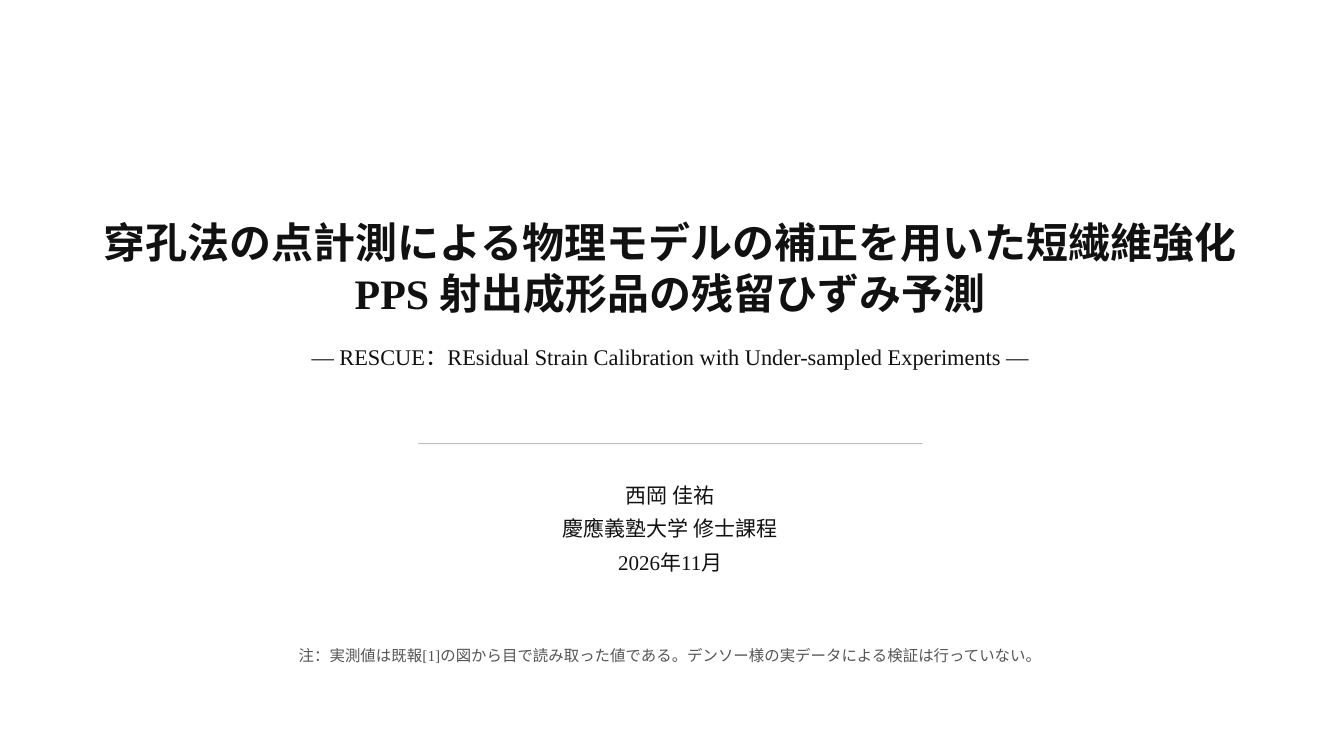
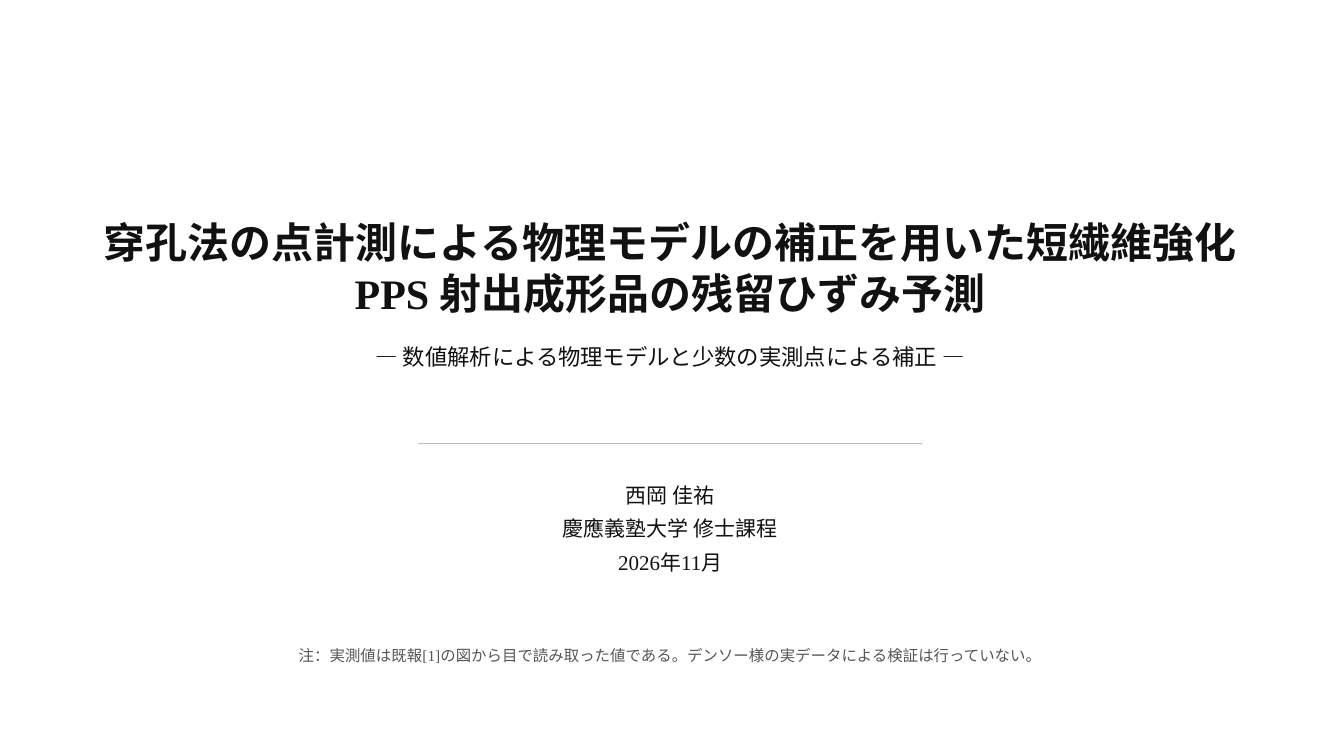
Before and after one commit to keisuke58/wccm2026-cfrp-gnn, a slide deck: slide 1 of slides/denso_kenkyukai.pptx. Drawn at 1344x756 pixels with LibreOffice and Linux fonts; fonts in the diff are those of the drawing. Boxes give left, top, right and bottom in pixels: in the first picture for what was removed or moved away, otherwise in the second. Text is boxed around its words. In the diff, an @@ line names an element or a change of style, - is before the commit and + after.

```diff
--- a/slides/denso_kenkyukai.pptx
+++ b/slides/denso_kenkyukai.pptx
@@ text at [403, 346, 937, 367]: text changed @@
-— RESCUE：REsidual Strain Calibration with Under-sampled Experiments —
+— 数値解析による物理モデルと少数の実測点による補正 —
```
Also in this commit, not shown: 8 other files.
